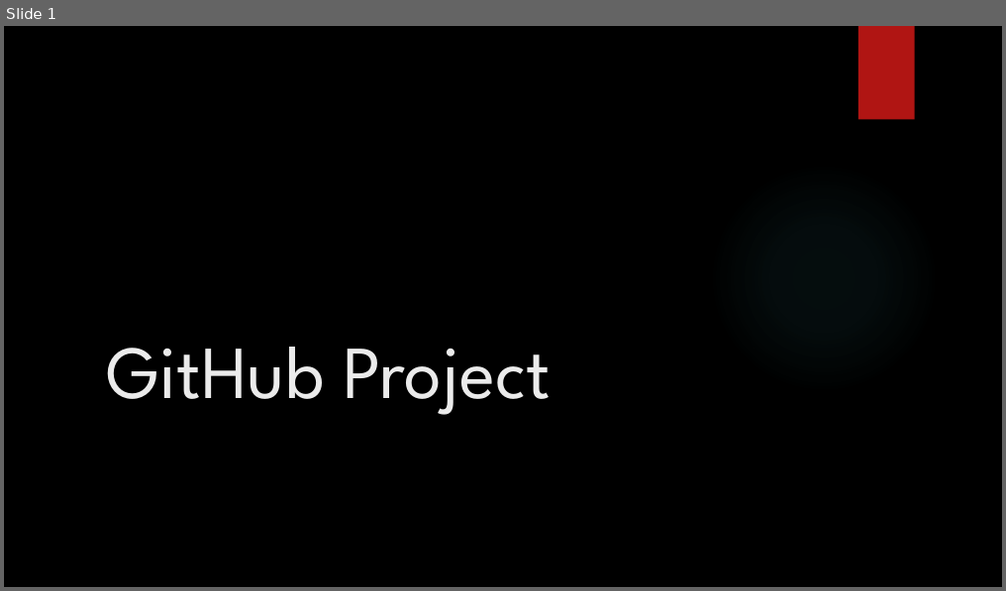
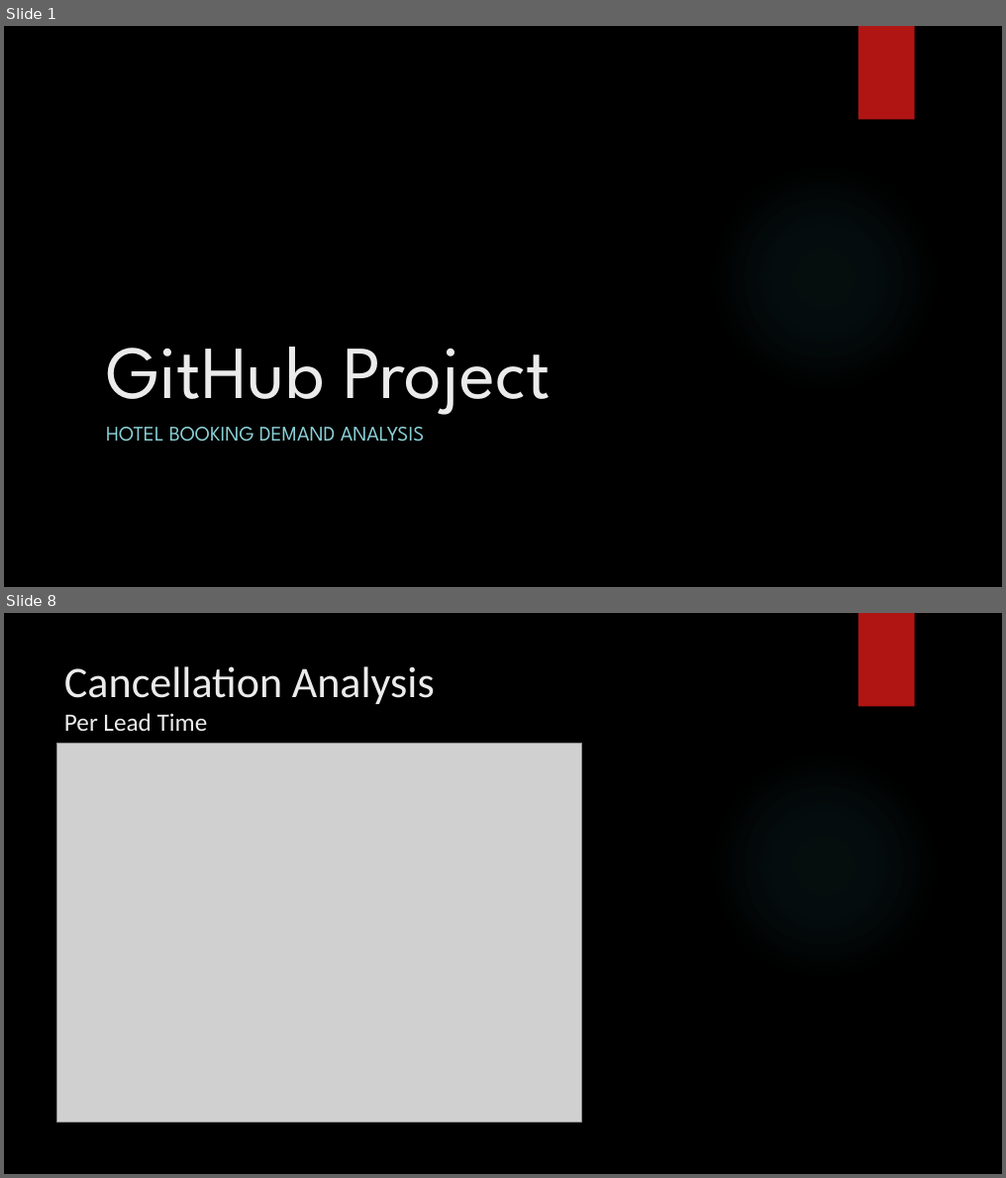
Before and after one commit to Konadrak/GitHub_Project_1a-Team_A, a slide deck: Presentation/GitHub Project Presentation.pptx. Shown one above the other, each under a label of ours: slide 1 before the commit, slides 1 and 8 after it; the slides between them are not shown. The pictures are 1006x591 and 1006x1178 pixels, drawn with LibreOffice and Linux fonts; fonts in the diff are those of the drawing; grey boxes stand for pictures; background and template pictures are left out. Boxes give left, top, right and bottom in pixels: in the first picture for what was removed or moved away, otherwise in the second. Text is boxed around its words. In the diff, an @@ line names an element or a change of style, - is before the commit and + after.

Commit message:
Analysis and Presentation

```diff
--- a/Presentation/GitHub Project Presentation.pptx
+++ b/Presentation/GitHub Project Presentation.pptx
@@ slide 8 added at (4,613,1002,1174), background picture (left out); not listed: 2 template elements that a slide beside it also shows @@
@@ title added at (64,666,435,731), 42 pt, text #EBEBEB @@
+Cancellation Analysis
+Per Lead Time
@@ picture added at (57,744,582,1123) @@
@@ slide 1 changed as well @@
@@ subtitle added at (106,427,425,442), 20 pt, text #8AD0D6 @@
+HOTEL BOOKING DEMAND ANALYSIS
```
Also in this commit, not shown: 11 other slides added, 2 slides removed, 3 other files.
